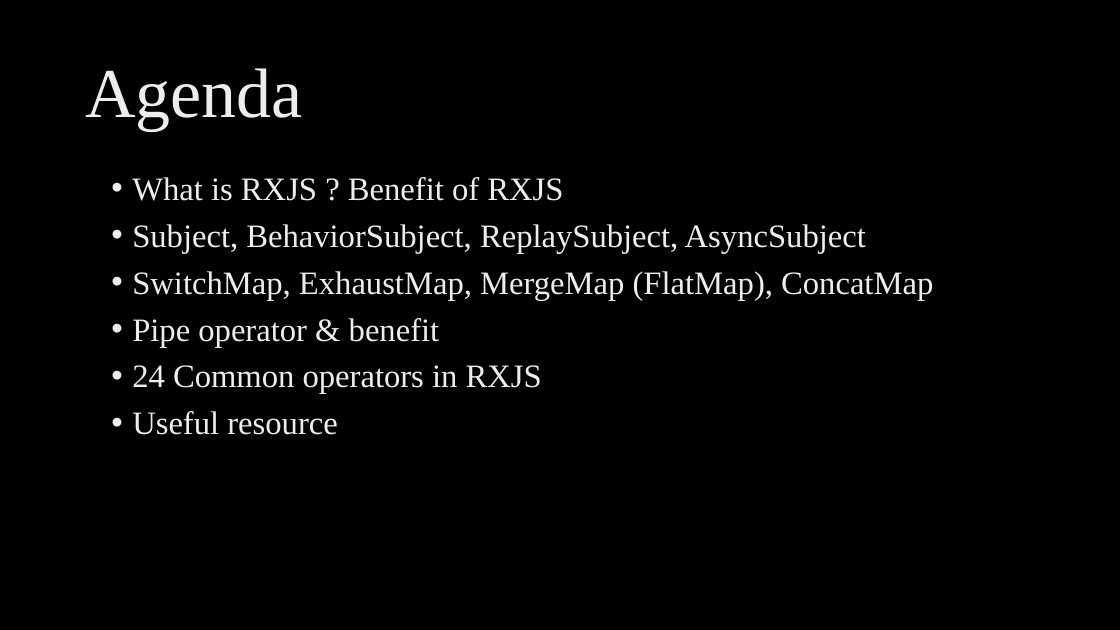
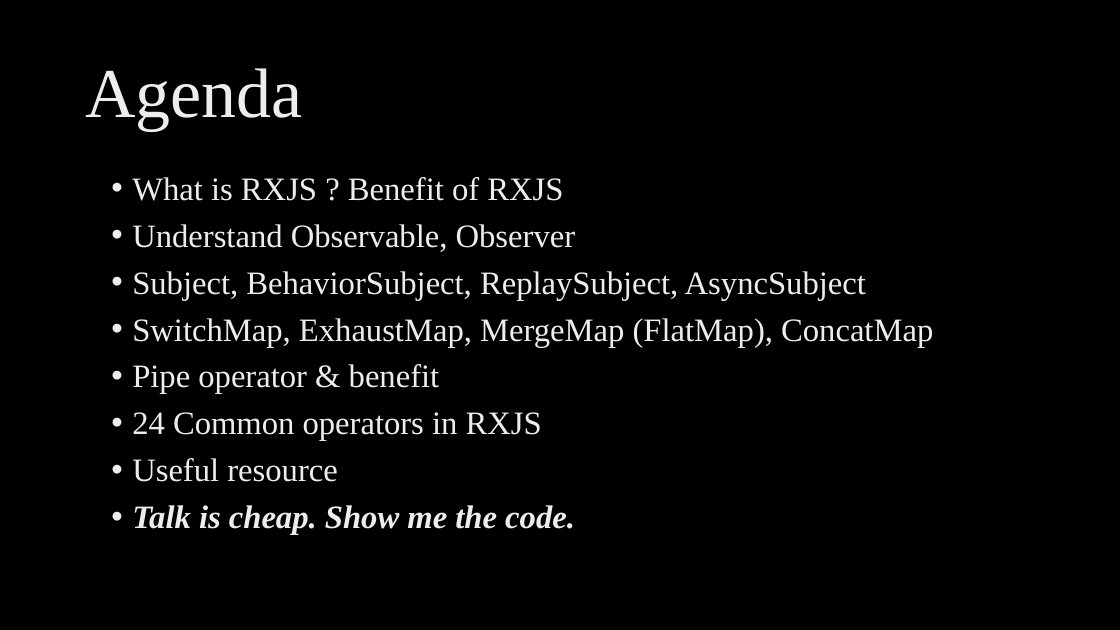
Before and after one commit to ngohungphuc/Presentation, a slide deck: slide 2 of RXJS Make it easy/RXJS Make it easy.pptx. Drawn at 1120x630 pixels with LibreOffice and Linux fonts; fonts in the diff are those of the drawing; background and template pictures are left out. Boxes give left, top, right and bottom in pixels: in the first picture for what was removed or moved away, otherwise in the second. Text is boxed around its words. In the diff, an @@ line names an element or a change of style, - is before the commit and + after.

Commit message:
update

```diff
--- a/RXJS Make it easy/RXJS Make it easy.pptx
+++ b/RXJS Make it easy/RXJS Make it easy.pptx
@@ text at box(132, 224, 576, 252): paragraph added @@
+• Understand Observable, Observer
@@ text at box(132, 505, 575, 535): paragraph added @@
+• Talk is cheap. Show me the code.
```
Also in this commit, not shown: 2 slides added.
